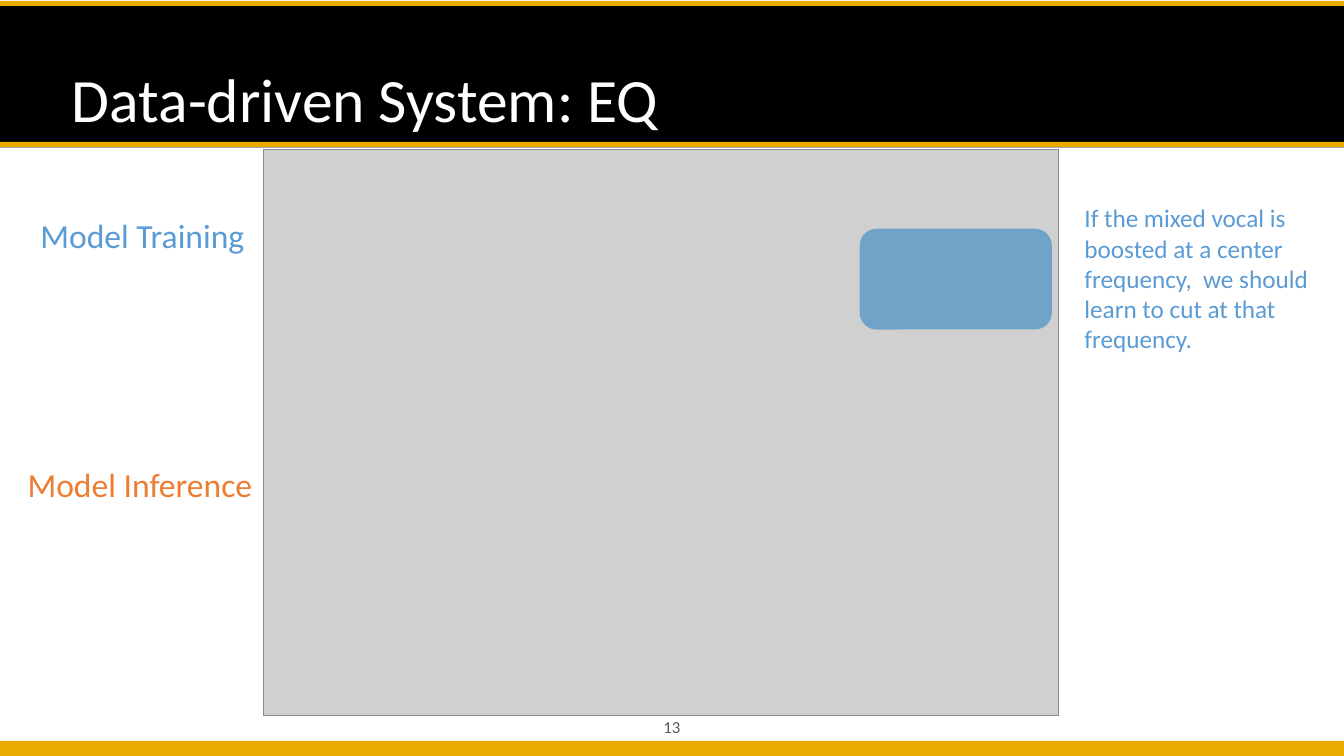
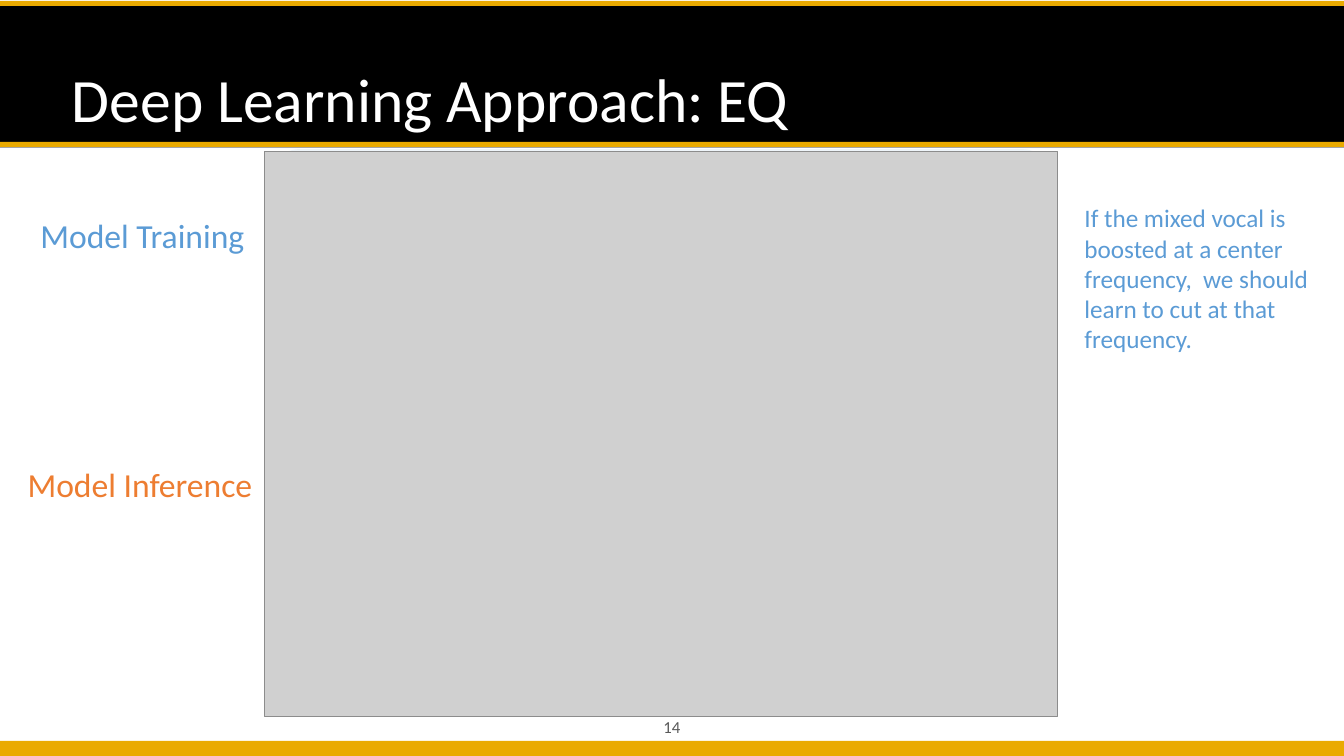
Before and after one commit to likelian/Lab_spring2022, a slide deck: slide 14 of doc/PPT_final/ Automatic Mixing.pptx (slide 13 before the commit). Drawn at 1344x756 pixels with LibreOffice and Linux fonts; fonts in the diff are those of the drawing; grey boxes stand for pictures; background and template pictures are left out. Boxes give left, top, right and bottom in pixels: in the first picture for what was removed or moved away, otherwise in the second. Text is boxed around its words. In the diff, an @@ line names an element or a change of style, - is before the commit and + after.

```diff
--- a/doc/PPT_final/ Automatic Mixing.pptx
+++ b/doc/PPT_final/ Automatic Mixing.pptx
@@ title at (72, 79, 789, 133): text changed @@
-Data-driven System: EQ
+Deep Learning Approach: EQ
@@ rounded rectangle removed at (860, 229, 1053, 330) @@
@@ page number at (663, 722, 680, 733): text changed @@
-13
+14
```
Also in this commit, not shown: 6 other slides changed, 2 slides added, 1 slide removed, 8 other files.
